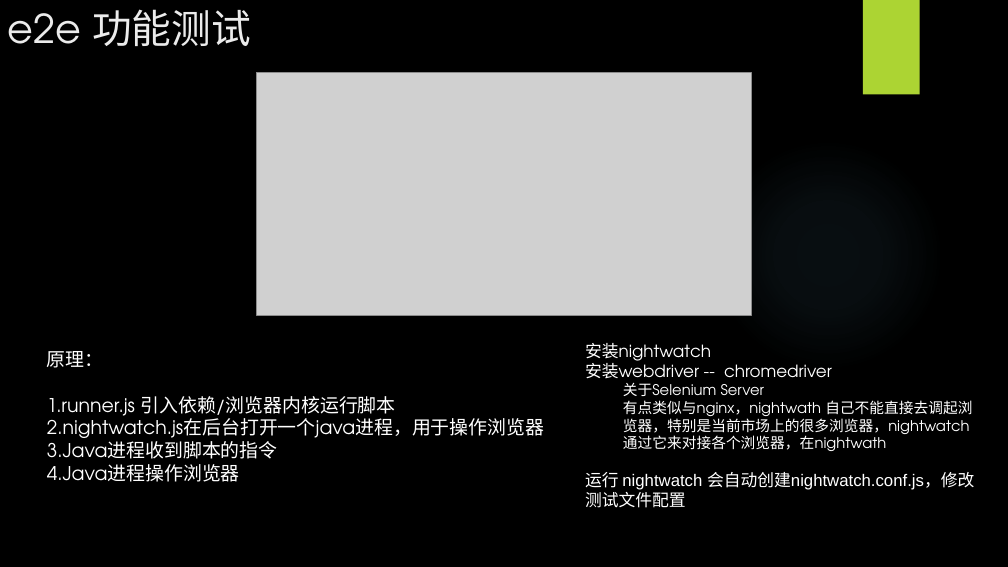
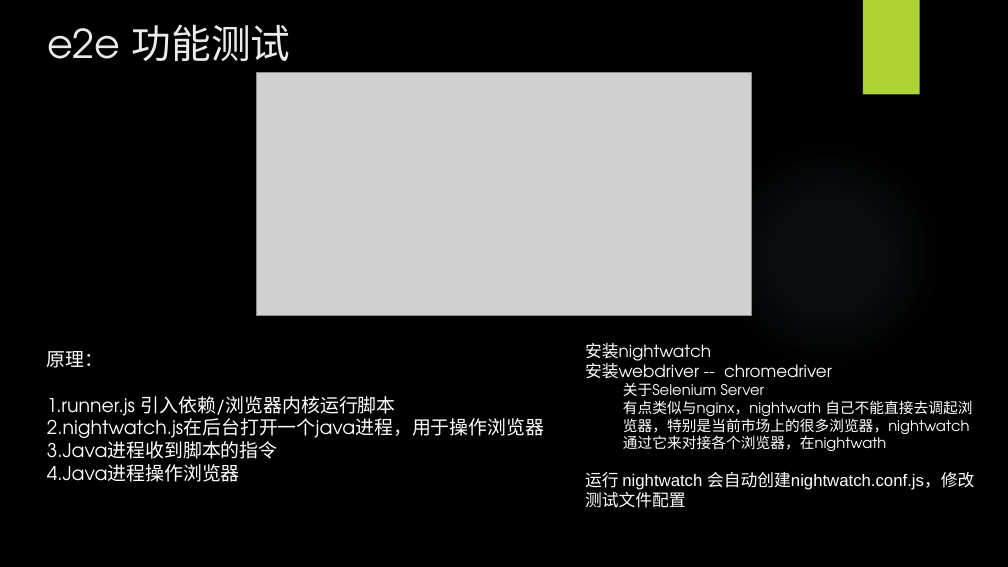
Before and after one commit to WangEbo/auto-test, a slide deck: slide 15 of 王博书的分享/自动化测试.pptx. Drawn at 1008x567 pixels with LibreOffice and Linux fonts; fonts in the diff are those of the drawing; grey boxes stand for pictures; background and template pictures are left out. Boxes give left, top, right and bottom in pixels: in the first picture for what was removed or moved away, otherwise in the second. Text is boxed around its words. In the diff, an @@ line names an element or a change of style, - is before the commit and + after.

Commit message:
改善 组件单元测试、添加更细致的组件单元测试配置

```diff
--- a/王博书的分享/自动化测试.pptx
+++ b/王博书的分享/自动化测试.pptx
@@ title "e2e 功能测试": place and size @@
-title "e2e 功能测试" at box(8, 9, 251, 46)
+title "e2e 功能测试" at box(47, 24, 291, 61)
```
Also in this commit, not shown: 1 other slide changed, 1 slide added, 12 other files.
